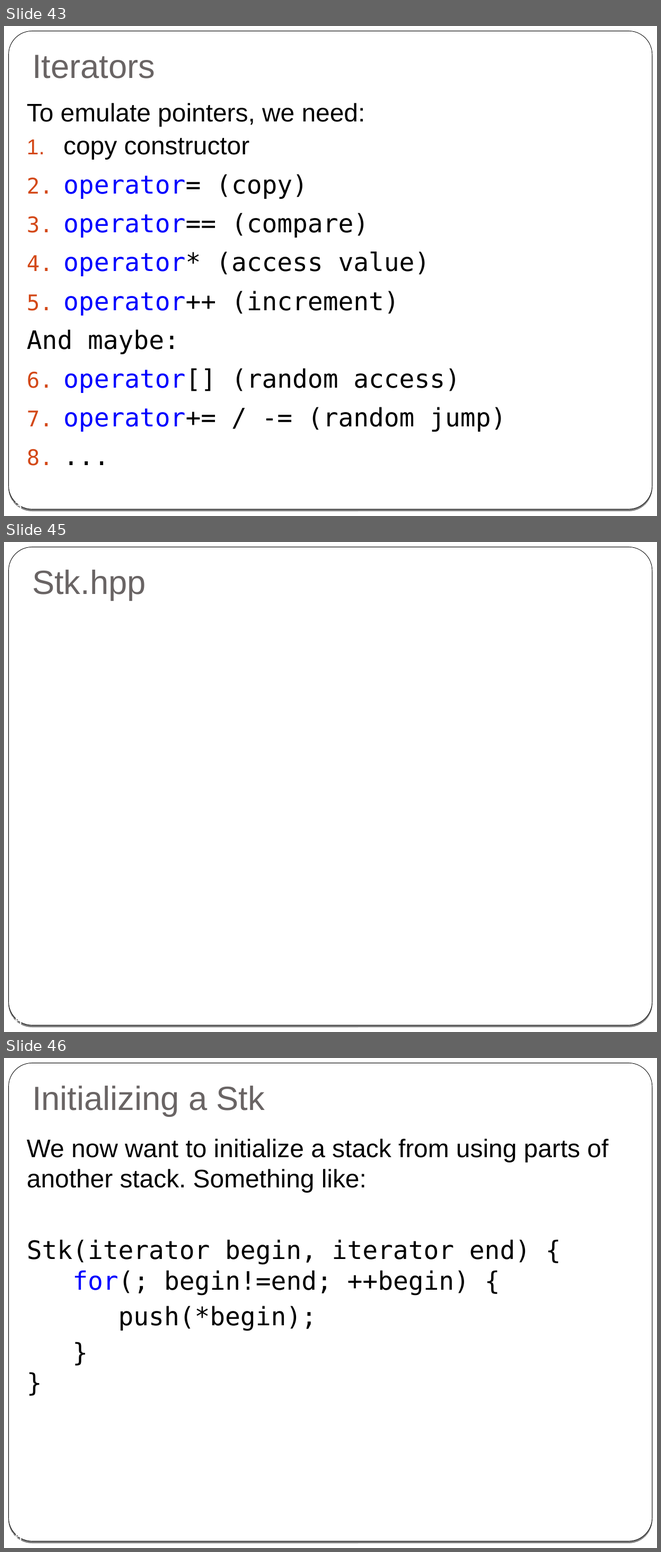
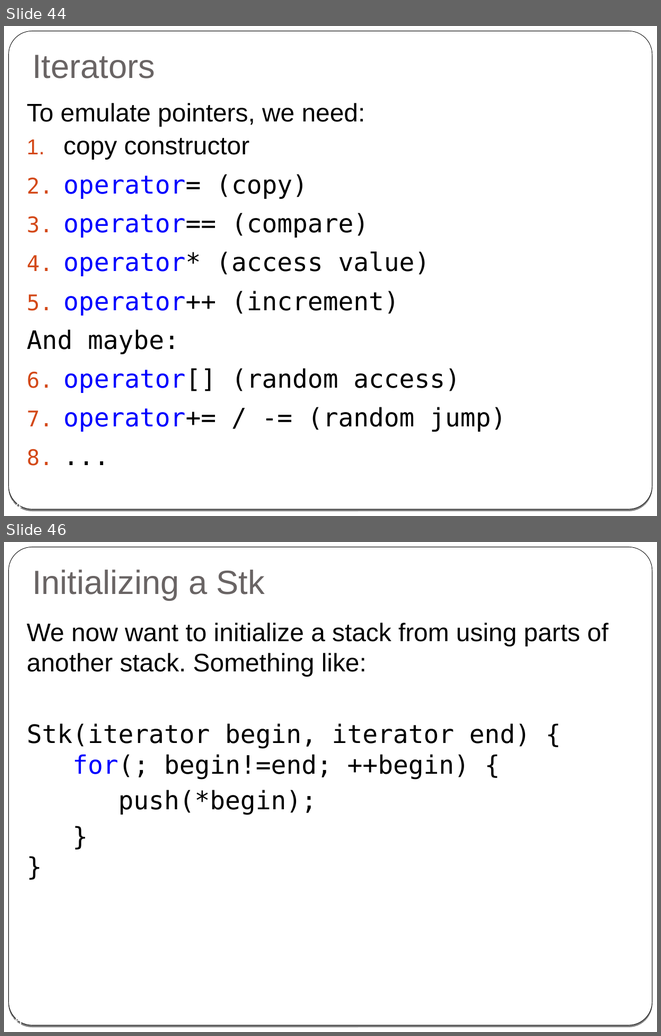
Before and after one commit to cpp-at-ariel/cpp-5778, a slide deck: week08-templates/slides.odp. Shown one above the other, each under a label of ours: slides 43, 45 and 46 before the commit, slides 44 and 46 after it; the slides between them are not shown. The pictures are 661x1552 and 661x1036 pixels, drawn with LibreOffice and Linux fonts; fonts in the diff are those of the drawing. Boxes give left, top, right and bottom in pixels: in the first picture for what was removed or moved away, otherwise in the second. Text is boxed around its words. In the diff, an @@ line names an element or a change of style, - is before the commit and + after.

```diff
--- a/week08-templates/slides.odp
+++ b/week08-templates/slides.odp
@@ slide 45 removed at bbox=[4, 542, 657, 1032], background gradient #000000 to #FFFFFF; not listed: 2 template elements that a slide beside it also shows @@
@@ title removed at bbox=[32, 570, 146, 600] @@
-Stk.hpp
@@ page number removed at bbox=[8, 1015, 22, 1025] @@
-45
@@ what was slide 43 is now slide 44 @@
@@ page number at bbox=[8, 499, 22, 509]: text changed @@
-43
+44
```
Also in this commit, not shown: 7 slides changed, 1 slide added, 15 other files.
